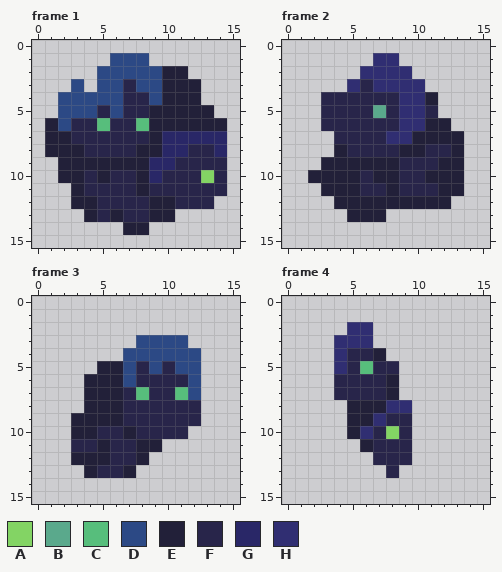
Pixel-art file, stored at graphics/source/sprites/blobs.aseprite. The picture above is the old version.
16x16 pixels, 6 frames. Shown: frame 1, frame 2, frame 3, frame 4. The commit also changed other frames, which this record leaves out.
Visible layers, top first: "Midnight", "Dawn".
Palette (. is transparent): A #83d464  B #5aa98c  C #57be7c  D #2c4985  E #222039  F #28254a  G #292767  H #302e72
Pixels before, frame 1, first column x 1:
 1 .....DDD......
 2 ....DDDDDEE...
 3 ..D.DDFDDEEE..
 4 .DDDDDFFDEEE..
 5 .DDDFDFFEEEEE.
 6 EDFFCFFCEEEEEE
 7 EEFFFFFFEGGGGG
 8 EEEFFFFEEGGFFG
 9 .EEEEEEEGGFFFF
10 .EEFEFFEGFFFAF
11 ..EFFFFEFFFFFF
12 ..EEFFFFEEFFF.
13 ...EFEFFEE....
14 ......EE......
Pixels before, frame 2, first column x 2:
 1 .....HH.....
 2 ....HHHH....
 3 ...HFHHHH...
 4 .FFFFFFHHE..
 5 .FFFFBFHHF..
 6 .FFFFFFHHEE.
 7 ..FFFFHHEEEE
 8 ..EFFFFEEFFE
 9 .EEEEEEFFFEE
10 EEEEFEEFFEEE
11 .EEEFFEFFFEE
12 ..EEEEEEEEE.
13 ...EEE......
Pixels before, frame 3, first column x 3:
 3 .....DDDD.
 4 ....DDDDDD
 5 ..EEDFDFDD
 6 .EEEDFFFFD
 7 .EEEFCFFCD
 8 .EEEFFFFFF
 9 EEEEFFFFFF
10 EEFFEFFFF.
11 FFEFFEE...
12 EEEFFE....
13 .EFFE.....
Pixels before, frame 4, first column x 4:
 2 .HH...
 3 HHH...
 4 HFFE..
 5 HFCFF.
 6 FFFFE.
 7 FFFFE.
 8 .EEEHH
 9 .EEHFF
10 .EHFAF
11 ..EFFF
12 ...FFF
13 ....F.
After:
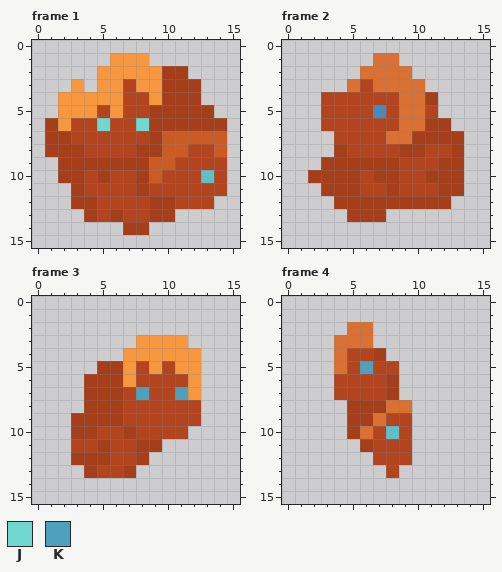
Colours new in this view: J #71d8cf  K #4ea1be
The edit:
{"change": "layer \"Midnight\" now hidden"}
{"colour":"A","old":"#83d464","new":"#5fc0c9"}
{"colour":"B","old":"#5aa98c","new":"#4a89bb"}
{"colour":"D","old":"#2c4985","new":"#f7973f"}
{"colour":"E","old":"#222039","new":"#a53f1b"}
{"colour":"F","old":"#28254a","new":"#b2451f"}
{"colour":"G","old":"#292767","new":"#ca5b25"}
{"colour":"H","old":"#302e72","new":"#da7134"}
{"where": "frame 1"}
{"frame":1,"y":6,"x":5,"old":"C","new":"J"}
{"frame":1,"y":6,"x":8,"old":"C","new":"J"}
{"where": "frame 3"}
{"frame":3,"y":7,"x":8,"old":"C","new":"K"}
{"frame":3,"y":7,"x":11,"old":"C","new":"K"}
{"where": "frame 4"}
{"frame":4,"y":5,"x":6,"old":"C","new":"K"}
{"label":"changed","picture_box":[45,53,227,235]}
{"label":"changed","picture_box":[308,53,464,222]}
{"label":"changed","picture_box":[71,335,201,478]}
{"label":"changed","picture_box":[334,322,412,478]}
